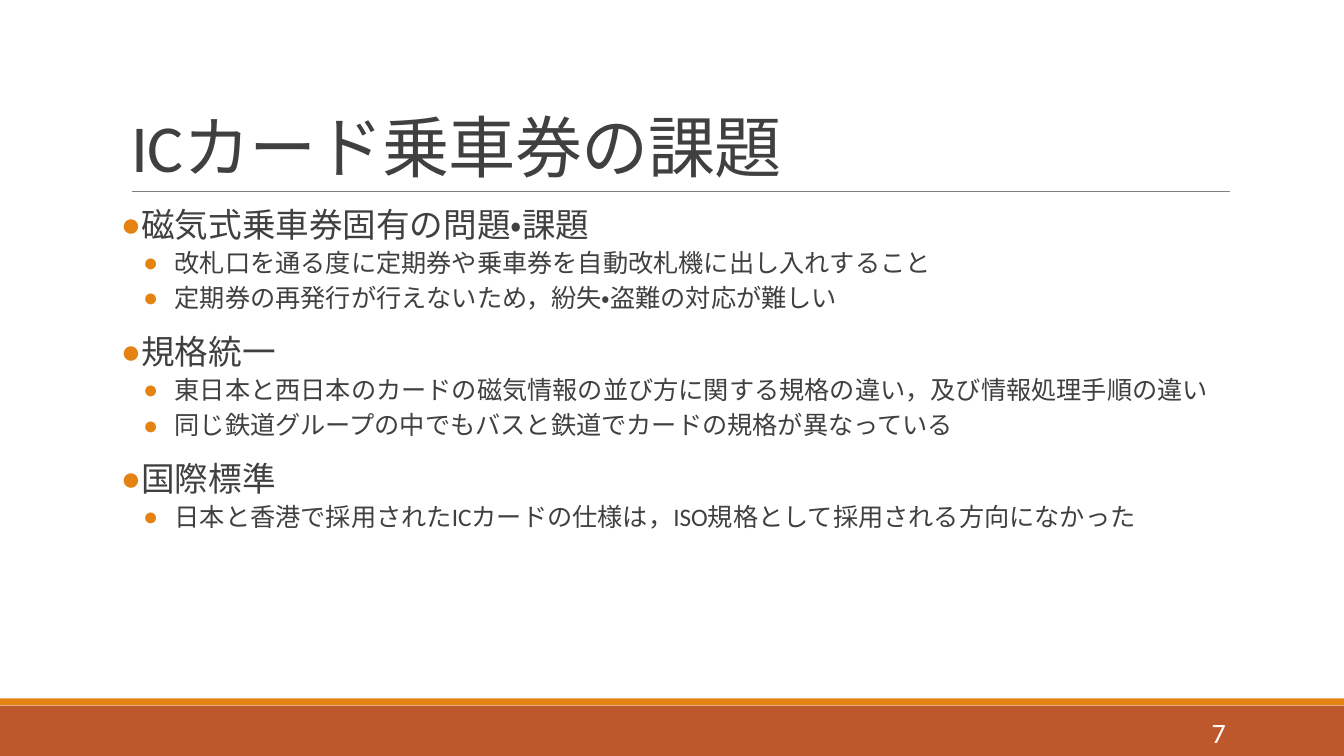
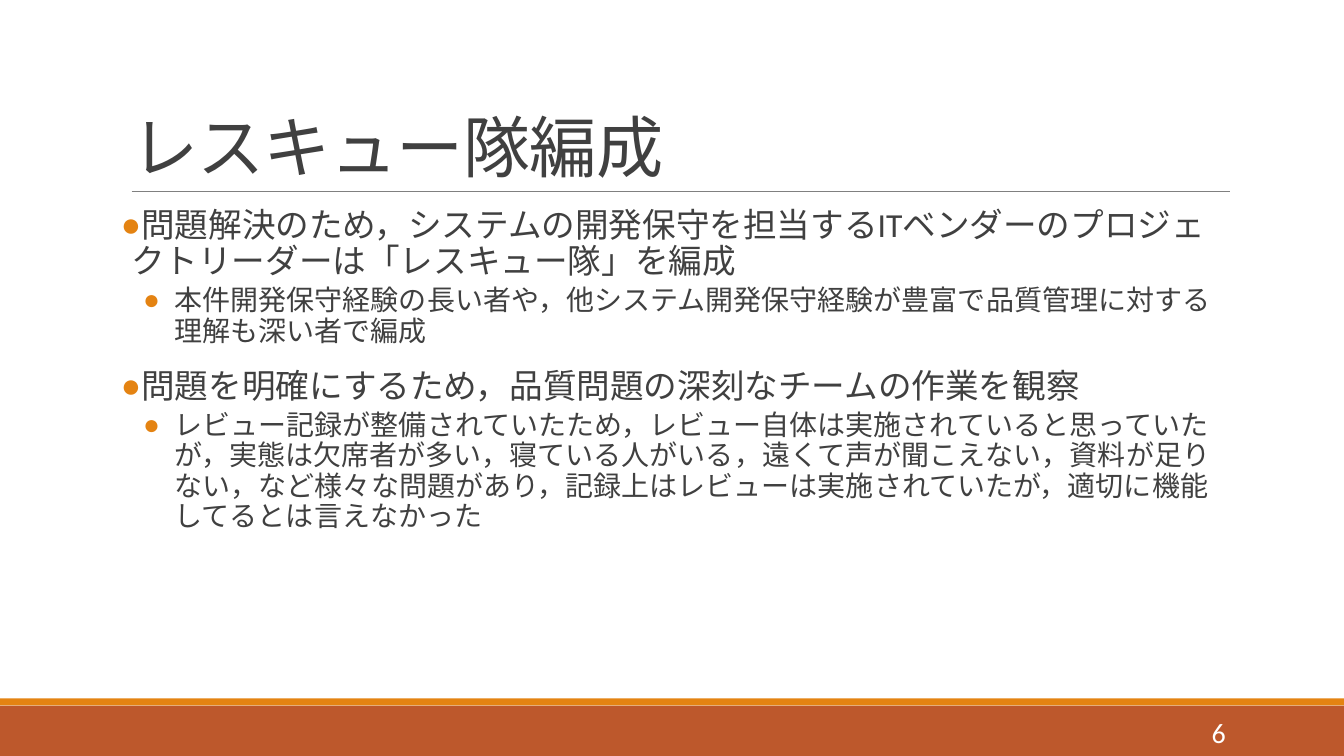
Before and after one commit to horiuchi-lab-teamA/horiuchi-lab-teamA-, a slide deck: slide 6 of ゼミ1/j13/1342082.pptx (slide 7 before the commit). Drawn at 1344x756 pixels with LibreOffice and Linux fonts; fonts in the diff are those of the drawing. Boxes give left, top, right and bottom in pixels: in the first picture for what was removed or moved away, otherwise in the second. Text is boxed around its words. In the diff, an @@ line names an element or a change of style, - is before the commit and + after.

```diff
--- a/ゼミ1/j13/1342082.pptx
+++ b/ゼミ1/j13/1342082.pptx
@@ title at [131, 115, 663, 178]: text changed @@
-ICカード乗車券の課題
+レスキュー隊編成
@@ text at [131, 208, 1211, 529]: text changed; size 18 to 20 pt @@
-● 磁気式乗車券固有の問題・課題
-  ● 改札口を通る度に定期券や乗車券を自動改札機に出し入れすること
-  ● 定期券の再発行が行えないため，紛失・盗難の対応が難しい
-● 規格統一
-  ● 東日本と西日本のカードの磁気情報の並び方に関する規格の違い，及び情報処理手順の違い
-  ● 同じ鉄道グループの中でもバスと鉄道でカードの規格が異なっている
-● 国際標準
-  ● 日本と香港で採用されたICカードの仕様は，ISO規格として採用される方向になかった
+● 問題解決のため，システムの開発保守を担当するITベンダーのプロジェクトリーダーは「レスキュー隊」を編成
+  ● 本件開発保守経験の長い者や，他システム開発保守経験が豊富で品質管理に対する理解も深い者で編成
+● 問題を明確にするため，品質問題の深刻なチームの作業を観察
+  ● レビュー記録が整備されていたため，レビュー自体は実施されていると思っていたが，実態は欠席者が多い，寝ている人がいる，遠くて声が聞こえない，資料が足りない，など様々な問題があり，記録上はレビューは実施されていたが，適切に機能してるとは言えなかった
@@ page number at [1212, 724, 1226, 743]: text changed @@
-7
+6
```
Also in this commit, not shown: 6 other slides changed, 2 slides removed.
